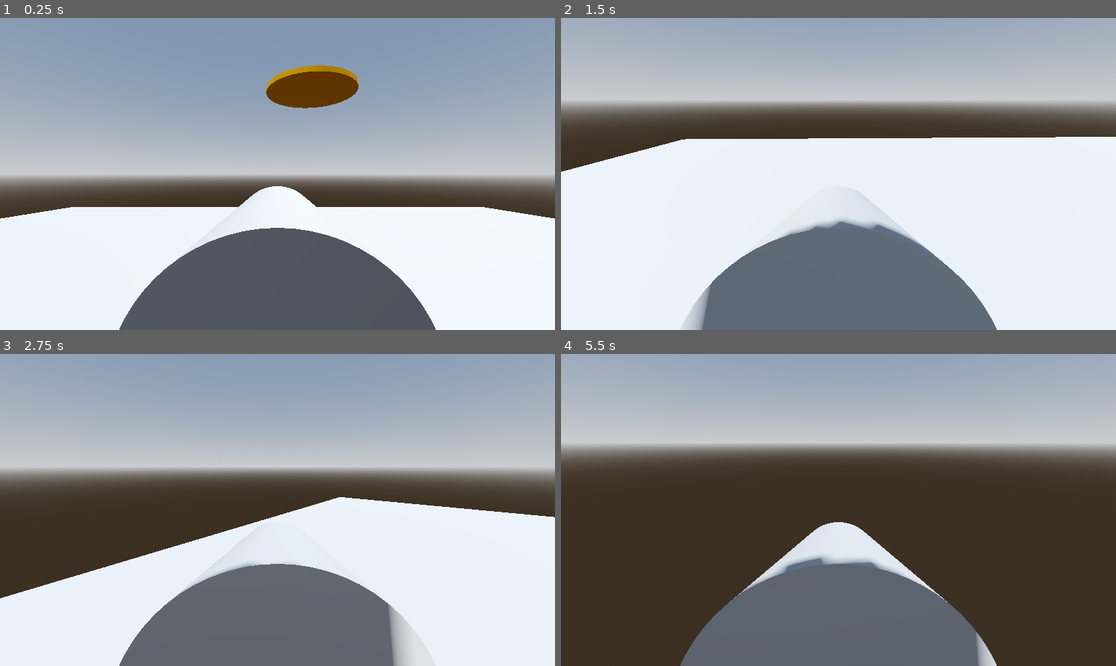
Above: before the commit, frames 1-4 (two rows, left to right).
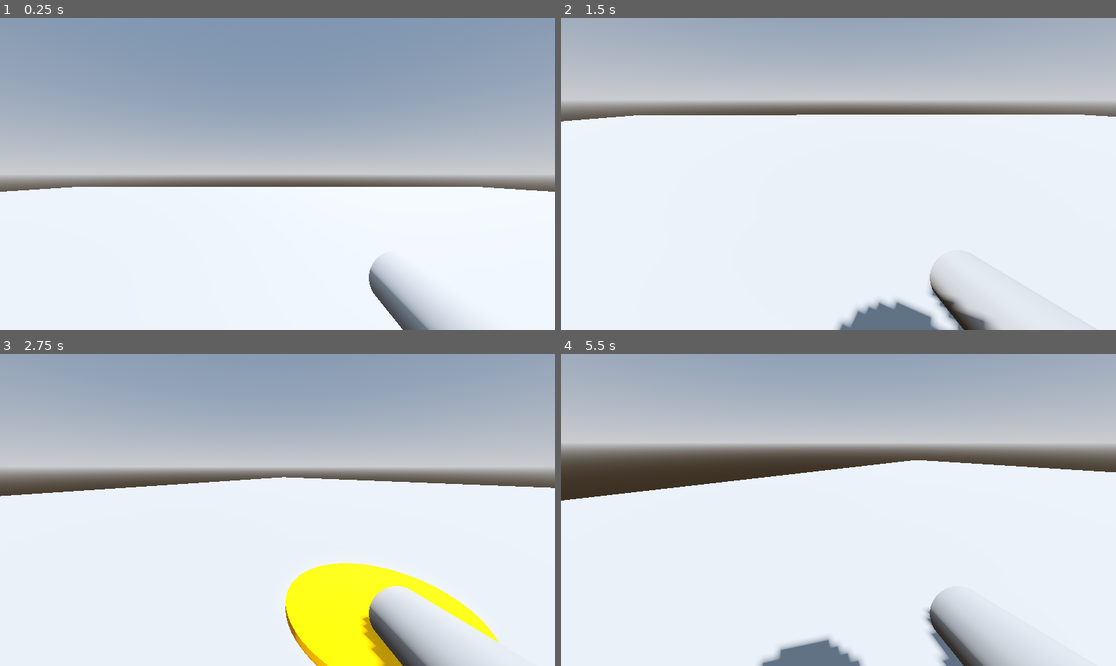
Above: after the commit, the same moments.

Repository: Zawaer/coin-thing
Game: Godot game, scene res://main.tscn
The game is run twice, just before and just after one commit, with the same random seed, the same clock (stepped at 60 frames per second) and the same inputs.
Inputs (mouse positions are in pixels of both pictures, inside the frame that each line leads up to):
- Up to frame 1 (0.25 s): no input
- Up to frame 2 (1.5 s): tap Enter (ui_accept) at 0.5, 0.77 s; move the mouse to (960, 158) at 0.52 s; hold D (right) 0.53-1.28 s; click (960, 158) at 0.67 s; move the mouse to (810, 174) at 1.27 s; hold W (forward) from 1.28 s (still down); click (810, 174) at 1.42 s
- Up to frame 3 (2.75 s): keep holding W (forward); tap Enter (ui_accept) at 1.52 s; move the mouse to (288, 503) at 2.02 s; click (288, 503) at 2.17 s
- Up to frame 4 (5.5 s): keep holding W (forward); move the mouse to (832, 516) at 2.77 s; click (832, 516) at 2.92 s; tap Enter (ui_accept) at 3.02, 3.77, 4.52 s; move the mouse to (877, 513) at 3.52 s; click (877, 513) at 3.67 s; move the mouse to (794, 506) at 4.27 s; click (794, 506) at 4.42 s; move the mouse to (844, 510) at 5.02 s; click (844, 510) at 5.17 s

The runs differ from the first frame. In frame 1, 22% of the frame differs, in the area x 0-100%, y 15-100%; in frame 2, 22%; in frame 3, 31%; in frame 4, 58%, in the area x 0-100%, y 34-100%.

Commit message:
LAST BEFORE STRUCTURE REWORK: Refactor player controls and implement coin shooting mechanics

Diff:
--- a/main.tscn
+++ b/main.tscn
@@ -18,7 +18,7 @@
 glow_enabled = true
 
 [sub_resource type="PlaneMesh" id="PlaneMesh_7dm0k"]
-size = Vector2(20, 20)
+size = Vector2(50, 50)
 
 [sub_resource type="ConcavePolygonShape3D" id="ConcavePolygonShape3D_ig7tw"]
 data = PackedVector3Array(10, 0, 10, -10, 0, 10, 10, 0, -10, -10, 0, 10, -10, 0, -10, 10, 0, -10)
@@ -37,17 +37,20 @@
 transform = Transform3D(-0.8660254, -0.43301278, 0.25, 0, 0.49999997, 0.86602545, -0.50000006, 0.75, -0.43301266, 0, 0, 0)
 shadow_enabled = true
 
-[node name="MeshInstance3D" type="MeshInstance3D" parent="."]
+[node name="StaticBody3D" type="StaticBody3D" parent="."]
+
+[node name="MeshInstance3D" type="MeshInstance3D" parent="StaticBody3D"]
 mesh = SubResource("PlaneMesh_7dm0k")
+skeleton = NodePath("../..")
 
-[node name="StaticBody3D" type="StaticBody3D" parent="MeshInstance3D"]
-
-[node name="CollisionShape3D" type="CollisionShape3D" parent="MeshInstance3D/StaticBody3D"]
+[node name="CollisionShape3D" type="CollisionShape3D" parent="StaticBody3D"]
+transform = Transform3D(2.5, 0, 0, 0, 2.5, 0, 0, 0, 2.5, 0, 0, 0)
 shape = SubResource("ConcavePolygonShape3D_ig7tw")
 
 [node name="CharacterBody3D" type="CharacterBody3D" parent="."]
 transform = Transform3D(1, 0, 0, 0, 1, 0, 0, 0, 1, 0, 1.0239458, 0)
 script = ExtResource("1_ig7tw")
+coin_scene = ExtResource("2_0xm2m")
 
 [node name="MeshInstance3D" type="MeshInstance3D" parent="CharacterBody3D"]
 mesh = SubResource("CapsuleMesh_0xm2m")
@@ -61,7 +64,4 @@
 [node name="Camera3D" type="Camera3D" parent="CharacterBody3D/Neck"]
 
 [node name="Pipe" parent="CharacterBody3D/Neck/Camera3D" instance=ExtResource("2_h2yge")]
-transform = Transform3D(1, 0, 0, 0, 1, 0, 0, 0, 1, 0, -1.6542845, -1.582653)
-
-[node name="Coin" parent="." instance=ExtResource("2_0xm2m")]
-transform = Transform3D(1, 0, 0, 0, 1, 0, 0, 0, 1, 0.74840355, 3.750475, -4.5775423)
+transform = Transform3D(0.5, 0, 0, 0, 0.5, 0, 0, 0, 0.5, 1.0733545, -1.4346948, -1.3308245)
--- a/player.gd
+++ b/player.gd
@@ -1,34 +1,42 @@
 extends CharacterBody3D
-
 
 const SPEED = 5.0
 const JUMP_VELOCITY = 4.5
+@export var coin_scene: PackedScene   # Assign Coin.tscn in the inspector
+@export var shoot_force: float = 10.0
 
 @onready var neck := $Neck
 @onready var camera := $Neck/Camera3D
+@onready var pipe := $Neck/Camera3D/Pipe   # Make sure this Node3D exists
 
 func _unhandled_input(event):
 	if event is InputEventMouseButton:
+		# Capture or release mouse
 		Input.set_mouse_mode(Input.MOUSE_MODE_CAPTURED)
 	elif event.is_action_pressed("ui_cancel"):
 		Input.set_mouse_mode(Input.MOUSE_MODE_VISIBLE)
+
+	# Mouse look
 	if Input.get_mouse_mode() == Input.MOUSE_MODE_CAPTURED:
 		if event is InputEventMouseMotion:
 			neck.rotate_y(-event.relative.x * 0.01)
 			camera.rotate_x(-event.relative.y * 0.01)
 			camera.rotation.x = clamp(camera.rotation.x, deg_to_rad(-60), deg_to_rad(60))
 
+	# Left click to shoot
+	if event is InputEventMouseButton and event.pressed and event.button_index == MOUSE_BUTTON_LEFT:
+		shoot_coin()
+
 func _physics_process(delta: float) -> void:
-	# Add the gravity.
+	# Gravity
 	if not is_on_floor():
 		velocity += get_gravity() * delta
 
-	# Handle jump.
+	# Jump
 	if Input.is_action_just_pressed("ui_accept") and is_on_floor():
 		velocity.y = JUMP_VELOCITY
 
-	# Get the input direction and handle the movement/deceleration.
-	# As good practice, you should replace UI actions with custom gameplay actions.
+	# Movement (WASD)
 	var input_dir := Input.get_vector("left", "right", "forward", "backward")
 	var direction = (neck.transform.basis * Vector3(input_dir.x, 0, input_dir.y)).normalized()
 	if direction:
@@ -39,3 +47,18 @@
 		velocity.z = move_toward(velocity.z, 0, SPEED)
 
 	move_and_slide()
+
+func shoot_coin():
+	if not coin_scene:
+		return
+
+	var coin = coin_scene.instantiate()
+	get_tree().current_scene.add_child(coin)
+
+	# Spawn in front of the pipe
+	var spawn_pos = pipe.global_position + (-pipe.global_transform.basis.z.normalized() * 0.5)
+	coin.global_position = spawn_pos
+
+	# Apply impulse forward
+	var direction = -pipe.global_transform.basis.z.normalized()
+	coin.apply_central_impulse(direction * shoot_force)
